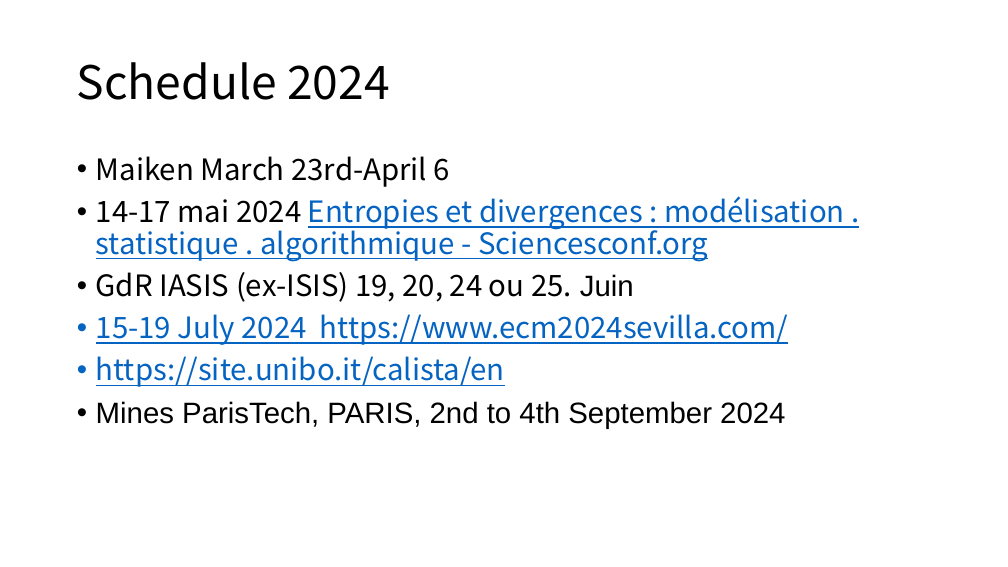
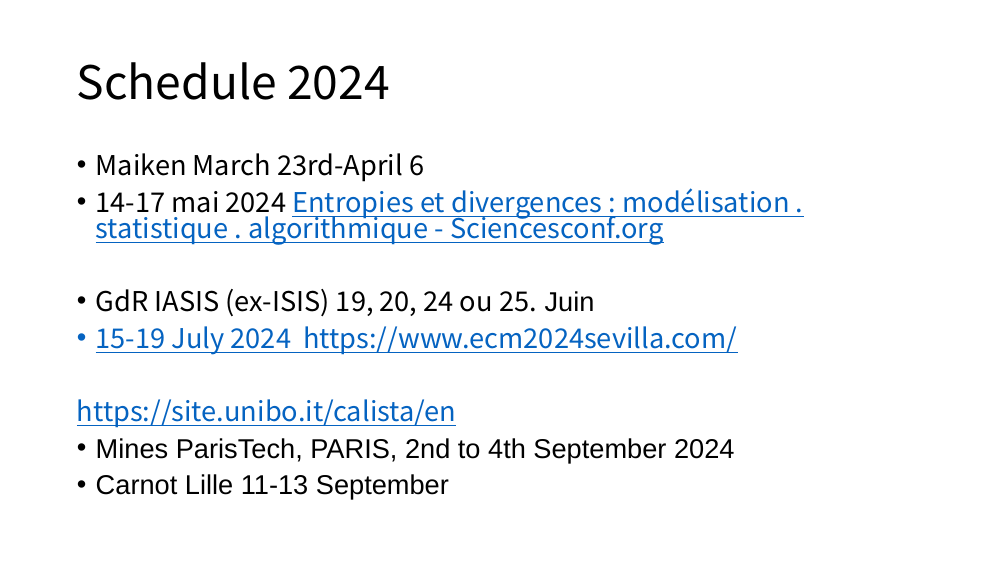
Before and after one commit to FrankNielsen/FrankNielsen.github.io, a slide deck: slide 3 of PPTX/Cards-November2023.pptx. Drawn at 1008x567 pixels with LibreOffice and Linux fonts; fonts in the diff are those of the drawing. Boxes give left, top, right and bottom in pixels: in the first picture for what was removed or moved away, otherwise in the second. Text is boxed around its words. In the diff, an @@ line names an element or a change of style, - is before the commit and + after.

```diff
--- a/PPTX/Cards-November2023.pptx
+++ b/PPTX/Cards-November2023.pptx
@@ text at [77,153,789,463]: size 28 to 25.9 pt; line spacing 0.9 to 0.8; bullet • to none @@
@@ text at [96,474,449,499]: paragraph added @@
+• Carnot Lille 11-13 September
```
Also in this commit, not shown: 1 slide removed, 1 other file.
